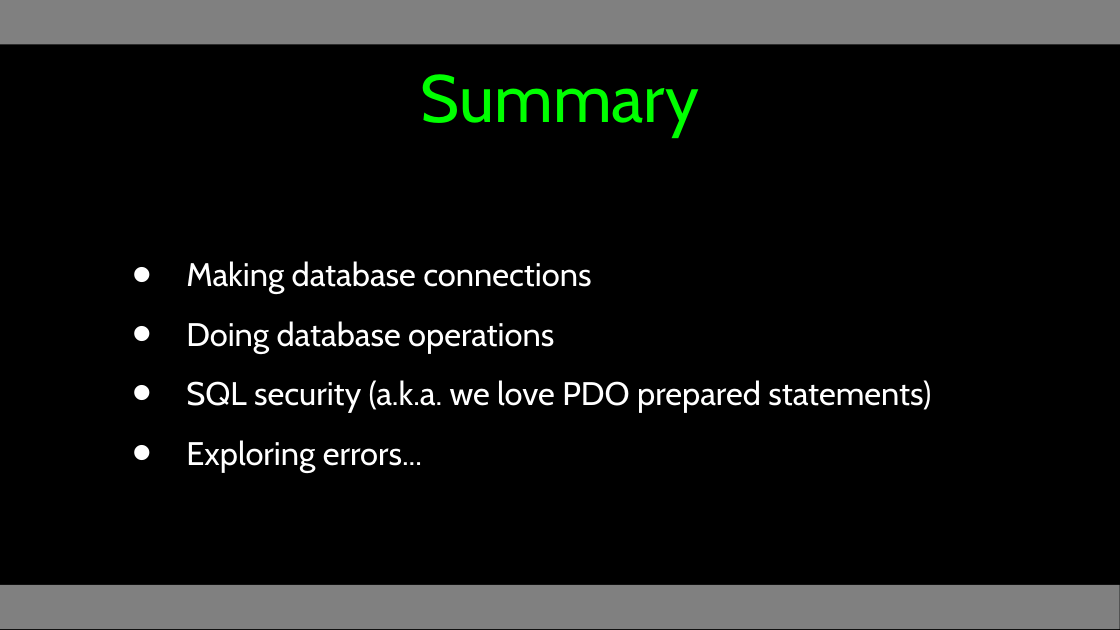
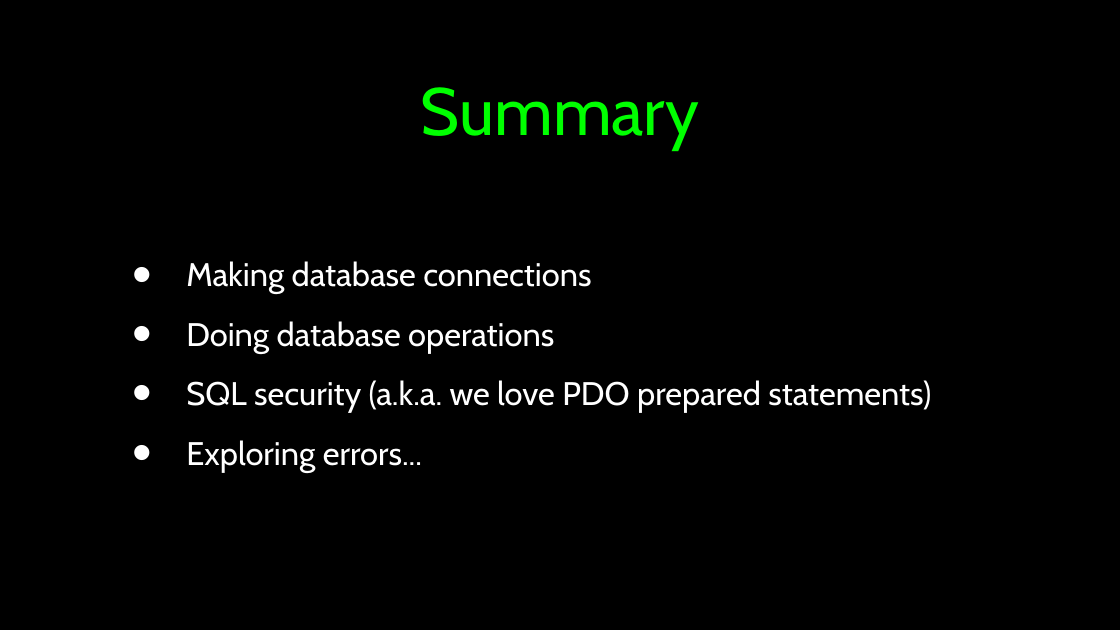
Before and after one commit to csev/wa4e, a slide deck: slide 48 of lectures/PHP-08-MySQL-PDO.ppt. Drawn at 1120x630 pixels with LibreOffice and Linux fonts; fonts in the diff are those of the drawing. Boxes give left, top, right and bottom in pixels: in the first picture for what was removed or moved away, otherwise in the second. Text is boxed around its words. In the diff, an @@ line names an element or a change of style, - is before the commit and + after.

```diff
--- a/lectures/PHP-08-MySQL-PDO.ppt
+++ b/lectures/PHP-08-MySQL-PDO.ppt
@@ rectangle removed at <box>0,0,1120,45</box> @@
@@ title "Summary": place and size @@
-title "Summary" at <box>421,74,699,136</box>
+title "Summary" at <box>421,87,699,150</box>
@@ rectangle removed at <box>0,585,1120,629</box> @@
```
Also in this commit, not shown: 48 other slides changed.
